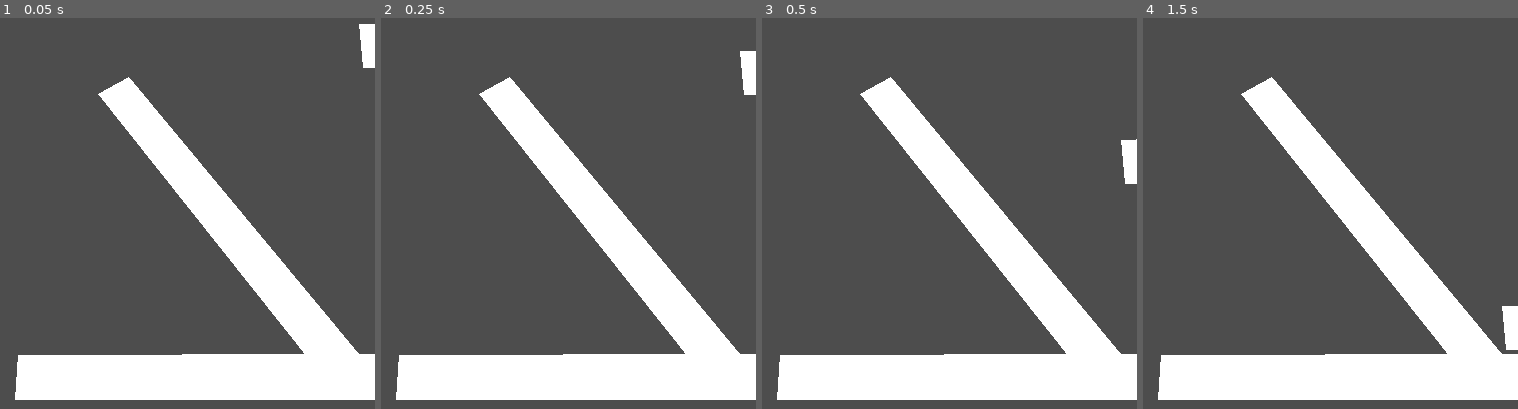
Above: before the commit, frames 1-4 (left to right).
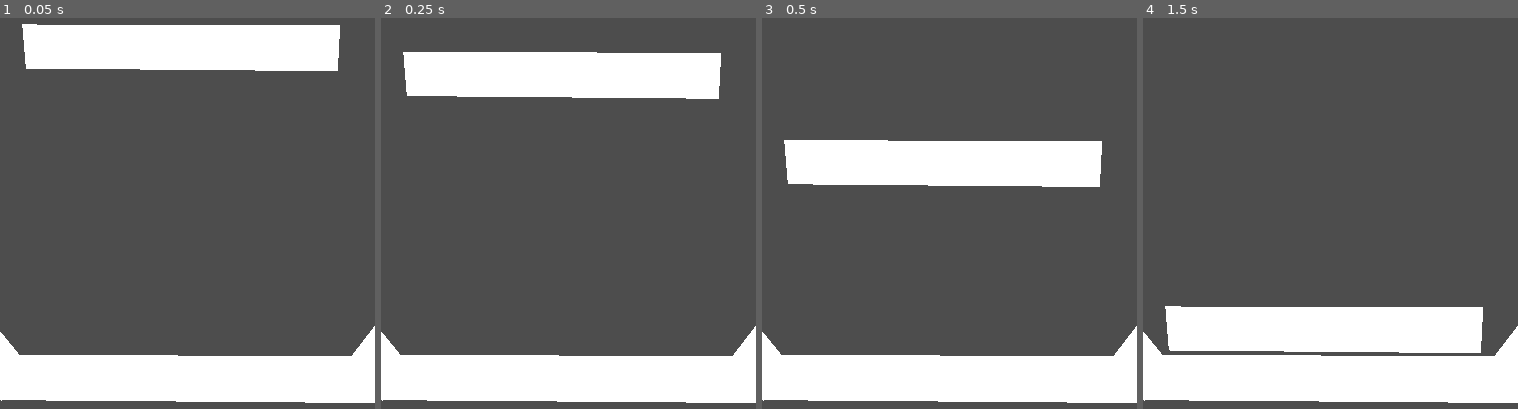
Above: after the commit, the same moments.

Repository: noahmacaulay/Burger
Game: Godot game, scene res://scene.tscn
Two runs of this game, one before a commit and one after it. Both use one fixed random seed, a clock stepped at 60 frames per second and the inputs below.
Inputs (mouse positions are in pixels of both pictures, inside the frame that each line leads up to):
- Up to frame 1 (0.05 s): no input
- Up to frame 2 (0.25 s): no input
- Up to frame 3 (0.5 s): no input
- Up to frame 4 (1.5 s): move the mouse to (1413, 119) at 0.52 s; click (1413, 119) at 0.67 s; tap Enter at 1.25 s; move the mouse to (1255, 186) at 1.27 s; click (1255, 186) at 1.42 s

The runs differ from the first frame. In frame 1, 21% of the frame differs, in the area x 0-100%, y 1-99%; in frame 2, 20%; in frame 3, 18%; in frame 4, 17%.

Commit message:
physics attempt

Diff:
--- /dev/null
+++ b/Main.gd
@@ -0,0 +1,23 @@
+extends Node2D
+
+var held_object = null
+
+func _on_pickable_clicked(object):
+	if !held_object:
+		object.pickup()
+		held_object = object
+
+# Called when the node enters the scene tree for the first time.
+func _ready():
+	for node in get_tree().get_nodes_in_group("pickable"):
+		node.clicked.connect(_on_pickable_clicked)
+
+func _unhandled_input(event):
+	if event is InputEventMouseButton and event.button_index == MOUSE_BUTTON_LEFT:
+		if held_object and !event.pressed:
+			held_object.drop(Input.get_last_mouse_velocity())
+			held_object = null
+
+# Called every frame. 'delta' is the elapsed time since the previous frame.
+func _process(delta):
+	pass
--- /dev/null
+++ b/Pickable.gd
@@ -0,0 +1,33 @@
+extends RigidBody2D
+
+signal clicked
+
+var held = false
+
+func _on_input_event(viewport, event, shape_idx):
+	if event is InputEventMouseButton and event.button_index == MOUSE_BUTTON_LEFT:
+		if event.pressed:
+			print("cicked")
+			clicked.emit(self)
+
+# Called when the node enters the scene tree for the first time.
+func _ready():
+	pass # Replace with function body.
+
+
+# Called every frame. 'delta' is the elapsed time since the previous frame.
+func _physics_process(delta):
+	if held:
+		global_transform.origin = get_global_mouse_position()
+
+func pickup():
+	if held:
+		return
+	freeze = true
+	held = true
+
+func drop(impulse = Vector2.ZERO):
+	if held:
+		freeze = false
+		apply_central_impulse(impulse)
+		held = false
--- a/scene.tscn
+++ b/scene.tscn
@@ -1,4 +1,7 @@
-[gd_scene load_steps=3 format=3 uid="uid://chegh8f4puhkt"]
+[gd_scene load_steps=5 format=3 uid="uid://chegh8f4puhkt"]
+
+[ext_resource type="Script" path="res://Pickable.gd" id="1_2vlhc"]
+[ext_resource type="Script" path="res://Main.gd" id="1_6w10p"]
 
 [sub_resource type="RectangleShape2D" id="RectangleShape2D_whnis"]
 size = Vector2(320, 46.5)
@@ -7,10 +10,13 @@
 size = Vector2(992, 49)
 
 [node name="Scene" type="Node2D"]
+rotation = 0.00873521
+script = ExtResource("1_6w10p")
 
-[node name="RigidBody2D" type="RigidBody2D" parent="."]
-position = Vector2(514, 284)
+[node name="RigidBody2D" type="RigidBody2D" parent="." groups=["pickable"]]
+position = Vector2(179.013, 284.447)
 input_pickable = true
+script = ExtResource("1_2vlhc")
 
 [node name="Polygon2D" type="Polygon2D" parent="RigidBody2D"]
 position = Vector2(-626, -322)
@@ -21,7 +27,7 @@
 shape = SubResource("RectangleShape2D_whnis")
 
 [node name="StaticBody2D" type="StaticBody2D" parent="."]
-position = Vector2(512, 521)
+position = Vector2(177.013, 521.447)
 
 [node name="Polygon2D" type="Polygon2D" parent="StaticBody2D"]
 position = Vector2(-135, -64)
@@ -34,7 +40,7 @@
 debug_color = Color(0.309804, 0.505882, 0.964706, 0.419608)
 
 [node name="StaticBody2D3" type="StaticBody2D" parent="."]
-position = Vector2(546, 377)
+position = Vector2(211.013, 377.447)
 
 [node name="Polygon2D" type="Polygon2D" parent="StaticBody2D3"]
 position = Vector2(-316.381, 148.836)
@@ -48,7 +54,7 @@
 polygon = PackedVector2Array(-43.2112, 29.5005, 335.552, -422.316, 402.836, -392.927, 73.8601, 20.741)
 
 [node name="StaticBody2D2" type="StaticBody2D" parent="."]
-position = Vector2(85, 460)
+position = Vector2(-249.987, 460.447)
 
 [node name="Polygon2D" type="Polygon2D" parent="StaticBody2D2"]
 position = Vector2(195, 147)
